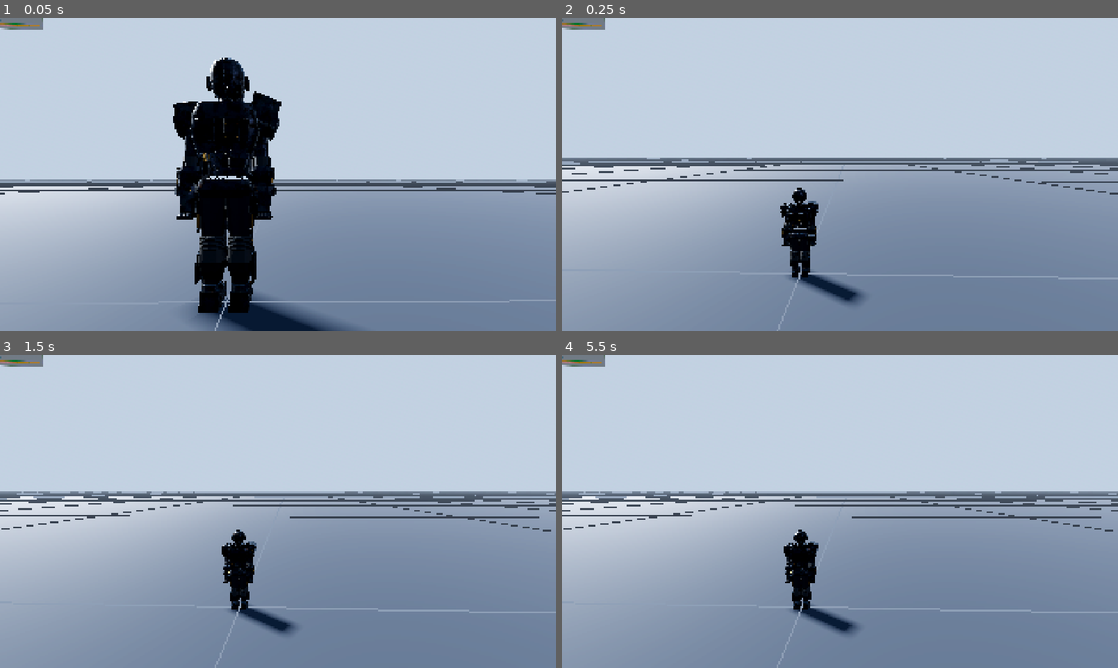
Above: before the commit, frames 1-4 (two rows, left to right).
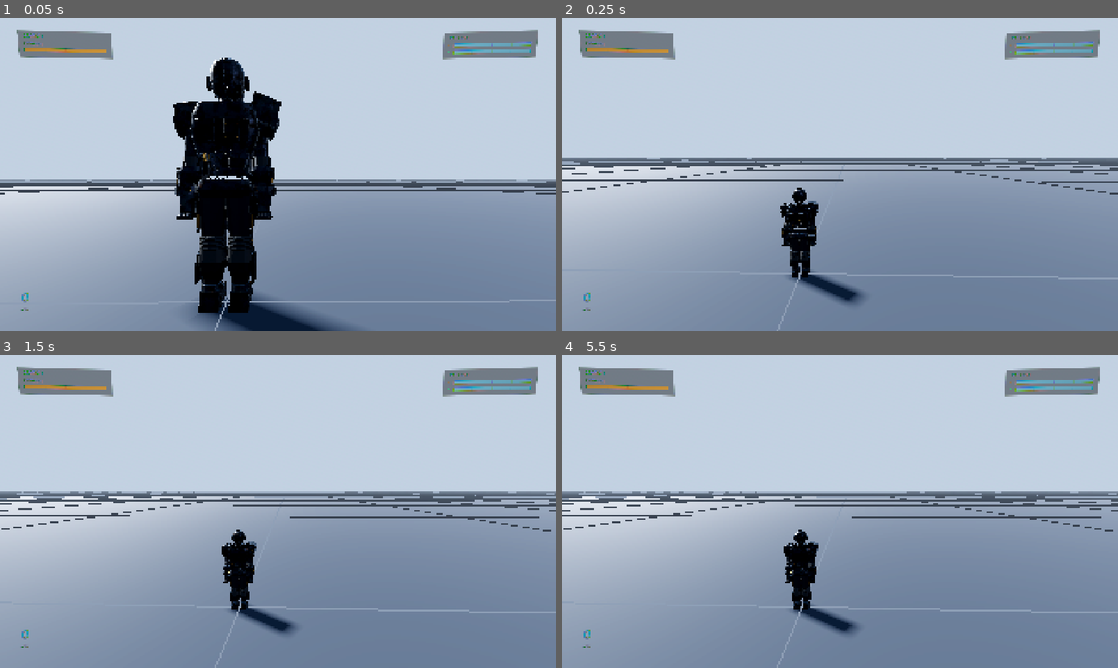
Above: after the commit, the same moments.

Repository: JerzySukiennik/mark-zero-godot
Game: Godot game, scene res://scenes/world/arena.tscn
The game is run twice, just before and just after one commit, with the same random seed, the same clock (stepped at 60 frames per second) and the same inputs.
Inputs (mouse positions are in pixels of both pictures, inside the frame that each line leads up to):
- Up to frame 1 (0.05 s): no input
- Up to frame 2 (0.25 s): no input
- Up to frame 3 (1.5 s): move the mouse to (400, 495) at 0.52 s; click (400, 495) at 0.67 s; tap Enter at 1.25 s; drag from (166, 527) to (250, 574) at 1.27 s
- Up to frame 4 (5.5 s): tap Space at 2, 3.5 s; move the mouse to (895, 442) at 2.02 s; click (895, 442) at 2.17 s; tap Enter at 2.75 s; drag from (812, 574) to (673, 464) at 2.77 s; move the mouse to (1006, 558) at 3.52 s; click (1006, 558) at 3.67 s; drag from (673, 464) to (756, 433) at 4.27 s; move the mouse to (867, 511) at 5.02 s; click (867, 511) at 5.17 s

The runs differ from the first frame. In frame 1, 3.2% of the frame differs, in the area x 0-97%, y 0-94%; in frame 2, 3.2%; in frame 3, 3.2%; in frame 4, 3.2%.
Error after the commit: Parse Error: Cannot infer the type of "name" variable because the value doesn't have a set type. (res://scripts/spider/spider_pilot.gd:186)

Commit message:
Size the visor panels, unswap the hands, un-invert the walk, light the boots
Four reports, and the first three were one fact.

THE UI. A Control parented to a SubViewport is left at size ZERO however its anchors are
set, and a zero-sized Control still draws. Hud.size and SuitMenu.size were measured at
(0, 0). Everything laid out from the top-left came out in a tiny cluster in the corner —
the cropped integrity bar, the menu as "male okienko przyciete" — and everything laid out
from the far edge, which is the entire repulsor panel at `size.x - 340`, went to a
negative x and off the screen. That is why the ammo counts were not missing so much as
nowhere. Visor._fit now owns the size, and the panels anchor TOP_LEFT so an explicit size
is not overridden.

It hid this long because tools/shoot_ui.gd builds its own Hud and sizes it, so every
preview was right while the game was wrong. A preview that does not go through the real
path proves nothing about the real path; tools/test_ui.gd goes through Visor.

THE HANDS, properly this time. The previous fix made the fire POSE symmetric, which
stopped the wrong arm animating but left the bolt coming out of the wrong palm, so
nothing changed on screen. The models are not at fault and neither is the flight code:
assets/suits/CONTRACT.md says "+X is the character's LEFT" while also having the figure
face -Z, and an entity facing -Z has its right at +X — the convention Godot uses for a
camera. So `piv_palmL` is the hand on the RIGHT of the screen, and has been all along.

Rather than rename twenty pivots across five shipped models, the disagreement is declared
once as SuitRig.SIDE and everything that cares asks. The turret and the wrist laser moved
with it: both were mounting on the model's own R and therefore appearing on the shoulder
and forearm on the LEFT of the screen, which is not where anyone has ever seen them.

tools/test_sides.gd settles it by measurement rather than by reasoning about axes, which
has now failed twice: it puts the real ChaseCamera behind the suit and unprojects each
palm to screen pixels.

THE WALK was mirrored. The pad reports stick-up as a NEGATIVE y, which is also the sign
of forward in Godot, so the stick goes in unchanged — negating it, the obvious-looking
thing, walked the suit backwards.

THE HOVER had four dark boots. thrust_mag is what every effect reads to decide how hard
to burn, and it was left at whatever the sticks asked for — zero, because holding station
is precisely when nothing is being asked for. A hovering suit carries its whole weight on
its repulsors, so it now reports HOVER_BURN plus however hard the servo is working, which
also flickers the jets as it drifts and corrects. Pressing X on the ground kicks clear of
the plate instead of managing a quarter-second of reduced gravity.

Switching hero is deferred: it frees the entity whose own menu emitted the change.

Twelve suites green.

Co-Authored-By: Claude Opus 5 <noreply@anthropic.com>

Diff:
--- a/game/scripts/combat/turret.gd
+++ b/game/scripts/combat/turret.gd
@@ -57,9 +57,13 @@
 	if _mount != null and is_instance_valid(_mount):
 		_mount.queue_free()
 	_mount = null
-	if rig == null or not rig.has_pivot("piv_shoulderR"):
+	# The RIGHT shoulder as the player sees it, which the models call L — see SuitRig.SIDE.
+	# It was mounting on the model's own R and therefore popping out of the shoulder on the
+	# left of the screen, which is not where anyone has ever seen it.
+	var mount: String = "piv_shoulder" + SuitRig.SIDE["R"]
+	if rig == null or not rig.has_pivot(mount):
 		return
-	var shoulder: Node3D = rig.pivots["piv_shoulderR"]
+	var shoulder: Node3D = rig.pivots[mount]
 
 	_mount = Node3D.new()
 	_mount.name = "TurretMount"
--- a/game/scripts/combat/wrist_laser.gd
+++ b/game/scripts/combat/wrist_laser.gd
@@ -92,8 +92,10 @@
 func attach(rig: SuitRig) -> void:
 	_rig = rig
 	_origin = null
-	if rig != null and rig.has_pivot("piv_palmR"):
-		_origin = rig.pivots["piv_palmR"]
+	# Same side correction as the turret: the right forearm as the PLAYER sees it.
+	var mount: String = "piv_palm" + SuitRig.SIDE["R"]
+	if rig != null and rig.has_pivot(mount):
+		_origin = rig.pivots[mount]
 
 var ready_to_fire: bool:
 	get: return not active and charge >= CHARGE_COST and _origin != null
--- a/game/scripts/flight/flight_model.gd
+++ b/game/scripts/flight/flight_model.gd
@@ -95,6 +95,9 @@
 const HOVER_STIFFNESS := 3.2
 ## How hard the air pushes it around while hovering.
 const TURBULENCE := 1.35
+## What the exhaust reads as while the suit is simply holding station. Not zero: standing
+## still in the air is the single most expensive thing a repulsor does.
+const HOVER_BURN := 0.55
 
 ## ---- on foot ---------------------------------------------------------------------------
 ## Until now the suit had no ground locomotion at all: _resolve_ground clamped Y and that
@@ -260,6 +263,12 @@
 ## Walking and running, which only exist while both feet are down and the thrusters are
 ## idle. The moment the suit lights up it is flying again and this does nothing: an armour
 ## that keeps jogging while its boots are burning is two locomotion systems fighting.
+## TAKEOFF IS A COMMITMENT, not a jump. Once the boots light on the ground the suit leaves
+## it properly: a firm kick clear of the plate so the hover stabiliser has room to take
+## over, instead of the quarter-second of reduced gravity it used to manage before settling
+## back down. Jurek: "on po prostu podskakuje w zmniejszonej grawitacji".
+const TAKEOFF_KICK := 7.5
+
 func _walk(delta: float, cmd: Dictionary) -> void:
 	if not grounded or thrust_mag > 0.1:
 		ground_speed = 0.0
@@ -270,9 +279,11 @@
 
 	var want := Vector3.ZERO
 	if mag > 0.08:
-		# Stick up is forward, and forward is wherever the suit is facing — the camera sits
-		# behind it, so the two agree without the player having to think about it.
-		var dir := basis_ * Vector3(ask.x, 0.0, -ask.y)
+		# Stick up is forward, and forward is wherever the suit is facing. The pad reports
+		# UP as a NEGATIVE y — which is also the sign of forward in Godot — so the stick
+		# goes in unchanged. Negating it, which looks like the obvious thing to do, walked
+		# the suit backwards: "do przodu jest do tylu".
+		var dir := basis_ * Vector3(ask.x, 0.0, ask.y)
 		dir.y = 0.0
 		if dir.length_squared() > 1e-6:
 			var gear: float = (WALK_SPEED * mag / WALK_GEAR if mag < WALK_GEAR
@@ -353,6 +364,16 @@
 	# steer, so it cancels its own weight and then corrects around that.
 	var hold := Vector3(0, G * spec.mass, 0)
 	var world_extra := hold + (turb + servo) * spec.mass * 0.45
+	# THE BOOTS ARE ON. A hovering suit is carrying its whole weight on its repulsors, so
+	# the exhaust is at its brightest, and thrust_mag is what every effect reads to decide
+	# how hard to burn. It was left at whatever the sticks asked for — zero, because holding
+	# station is precisely when nothing is being asked for — so the suit hung in the air
+	# with four dark boots. Jurek: "po prostu lewituje".
+	#
+	# Scaled by how hard the servo is working on top of the weight, so drifting and
+	# correcting flickers the jets instead of holding one flat glow.
+	thrust_mag = maxf(thrust_mag, HOVER_BURN + clampf(servo.length() / 12.0, 0.0, 0.35))
+
 	# Handed back in body axes, because `f` is a body-frame force at this point.
 	var body_extra := basis_.inverse() * world_extra
 
--- a/game/scripts/spider/spider_model.gd
+++ b/game/scripts/spider/spider_model.gd
@@ -56,7 +56,7 @@
 		# swing you are riding and one that is happening to you.
 		var ask: Vector2 = cmd.get("walk", Vector2.ZERO)
 		if ask.length() > 0.08:
-			var dir := basis_ * Vector3(ask.x, 0.0, -ask.y)
+			var dir := basis_ * Vector3(ask.x, 0.0, ask.y)
 			dir.y = 0.0
 			if dir.length_squared() > 1e-6:
 				a += dir.normalized() * AIR_STEER
@@ -95,7 +95,7 @@
 	var mag := clampf(ask.length(), 0.0, 1.0)
 	var want := Vector3.ZERO
 	if mag > 0.08:
-		var dir := basis_ * Vector3(ask.x, 0.0, -ask.y)
+		var dir := basis_ * Vector3(ask.x, 0.0, ask.y)
 		dir.y = 0.0
 		if dir.length_squared() > 1e-6:
 			var gear: float = (WALK_SPEED * mag / WALK_GEAR if mag < WALK_GEAR
--- a/game/scripts/spider/spider_pilot.gd
+++ b/game/scripts/spider/spider_pilot.gd
@@ -183,7 +183,7 @@
 	return out
 
 func _hand_point(hand: String) -> Vector3:
-	var name := "piv_palm" + hand
+	var name := "piv_palm" + SuitRig.SIDE[hand]
 	if skel != null and skel.has_pivot(name):
 		return (skel.pivots[name] as Node3D).global_position
 	return model.position
@@ -248,13 +248,14 @@
 		var reach: float = maxf(th, hold)
 		if reach <= 0.001:
 			continue
-		skel.add_offset("piv_shoulder" + hand, Poses.X_AX, -1.25 * reach)
-		skel.add_offset("piv_elbow" + hand, Poses.X_AX, -0.7 * reach)
+		var side: String = SuitRig.SIDE[hand]
+		skel.add_offset("piv_shoulder" + side, Poses.X_AX, -1.25 * reach)
+		skel.add_offset("piv_elbow" + side, Poses.X_AX, -0.7 * reach)
 		# THE THWIP. Two fingers folded to the palm, and it is one clean rotation because
 		# the model was authored for exactly that. It snaps shut with the throw and relaxes
 		# while the web is held, so a hand carrying a rope is not still mid-gesture.
 		var fold: float = maxf(th, hold * 0.45)
-		skel.add_offset("piv_fingers" + hand, Poses.X_AX, THWIP_ANGLE * fold)
+		skel.add_offset("piv_fingers" + side, Poses.X_AX, THWIP_ANGLE * fold)
 
 	# Hanging, the legs tuck and trail. A figure on a rope with its legs straight down is a
 	# plumb bob, and reads as one.
--- a/game/scripts/suit/suit_pilot.gd
+++ b/game/scripts/suit/suit_pilot.gd
@@ -190,6 +190,11 @@
 	# flight controls stand down entirely until something asks it into the air. X, R2 and
 	# any real deflection of the stick while already flying all count as asking.
 	var on_foot := model.grounded and not Pad.pressed("up")
+	# The instant X is pressed with both feet down, kick clear of the plate. Without it the
+	# climb rate alone has to fight a full g from a standing start, which reads as a hop.
+	if model.grounded and Pad.just_pressed("up"):
+		model.velocity.y = maxf(model.velocity.y, FlightModel.TAKEOFF_KICK)
+		model.grounded = false
 
 	var stick_fwd := 0.0 if on_foot else -move.y
 
@@ -291,8 +296,9 @@
 		# Reach holds the arm at the target; kick is the recoil going back through the
 		# shoulder and dies almost immediately, so the two read as one punch.
 		var kick: float = SHOT_KICK * r * r * r
-		skel.add_offset("piv_shoulder" + hand, Poses.X_AX, -SHOT_REACH * r + kick)
-		skel.add_offset("piv_elbow" + hand, Poses.X_AX, -0.45 * r)
+		var side: String = SuitRig.SIDE[hand]
+		skel.add_offset("piv_shoulder" + side, Poses.X_AX, -SHOT_REACH * r + kick)
+		skel.add_offset("piv_elbow" + side, Poses.X_AX, -0.45 * r)
 
 ## RAPID-PRESS, NOT HOLD. Jurek's rule, from Marvel's Spider-Man: while aiming you tap R1
 ## and L1 as fast as you can and each tap is a shot. So these are just-pressed edges rather
@@ -304,7 +310,10 @@
 	for hand: String in ["R", "L"]:
 		if not Pad.just_pressed("fire_" + hand.to_lower()):
 			continue
-		var pivot_name: String = "piv_palm" + hand
+		# SuitRig.SIDE, not `hand`: the models name their sides from the opposite
+		# convention to the one the game flies in, so piv_palmL is the hand on the RIGHT of
+		# the screen. Measured in tools/test_sides.gd through the real camera.
+		var pivot_name: String = "piv_palm" + SuitRig.SIDE[hand]
 		if not skel.has_pivot(pivot_name):
 			continue
 		var muzzle: Vector3 = (skel.pivots[pivot_name] as Node3D).global_position
--- a/game/scripts/suit/suit_rig.gd
+++ b/game/scripts/suit/suit_rig.gd
@@ -23,6 +23,23 @@
 	"piv_thrusterR": "piv_ankleR",
 	"piv_reactor": "piv_hips",
 }
+
+## WHICH PIVOT IS ON THE PLAYER'S RIGHT.
+##
+## Named separately from the model because the two disagree. assets/suits/CONTRACT.md says
+## "+X is the character's LEFT" and every model obeys it — but the same contract has the
+## figure facing -Z, and an entity facing -Z has its own right at +X, which is the
+## convention Godot itself uses for a camera. So the pivot called `piv_palmL` sits on the
+## character's anatomical RIGHT, and pressing R1 fired out of the hand on the left of the
+## screen.
+##
+## Rather than rename twenty pivots across five shipped models, the disagreement is
+## declared once, here, and everything that cares about sides asks. tools/test_sides.gd
+## measures it through the real camera rather than trusting this comment.
+const SCREEN_RIGHT_PALM := "piv_palmL"
+
+## Maps a BUTTON side ("R" or "L") to the model's own suffix.
+const SIDE := { "R": "L", "L": "R" }
 
 static func _d(x: float, y: float, z: float) -> Vector3:
 	return Vector3(x, y, z).normalized()
--- a/game/scripts/ui/hud.gd
+++ b/game/scripts/ui/hud.gd
@@ -42,7 +42,10 @@
 
 func _ready() -> void:
 	mouse_filter = Control.MOUSE_FILTER_IGNORE
-	set_anchors_preset(Control.PRESET_FULL_RECT)
+	# TOP-LEFT, not FULL_RECT. Full-rect anchors inside a SubViewport left this at size
+	# ZERO and then overrode any explicit size set afterwards, so the panel drew into a
+	# zero-wide rect in the corner. Visor._fit owns the size now; the anchors stay out of it.
+	set_anchors_preset(Control.PRESET_TOP_LEFT)
 
 ## Fed every frame by the suit.
 func feed(delta: float, look: Vector2, speed: float, hp: float, aiming: bool) -> void:
--- a/game/scripts/ui/menu.gd
+++ b/game/scripts/ui/menu.gd
@@ -62,7 +62,10 @@
 var _open := false
 
 func _ready() -> void:
-	set_anchors_preset(Control.PRESET_FULL_RECT)
+	# TOP-LEFT, not FULL_RECT. Full-rect anchors inside a SubViewport left this at size
+	# ZERO and then overrode any explicit size set afterwards, so the panel drew into a
+	# zero-wide rect in the corner. Visor._fit owns the size now; the anchors stay out of it.
+	set_anchors_preset(Control.PRESET_TOP_LEFT)
 	mouse_filter = Control.MOUSE_FILTER_IGNORE
 	visible = false
 
--- a/game/scripts/ui/visor.gd
+++ b/game/scripts/ui/visor.gd
@@ -46,13 +46,39 @@
 	_screen.stretch_mode = TextureRect.STRETCH_SCALE
 	add_child(_screen)
 
-	get_viewport().size_changed.connect(_resize)
+	_fit()
+	get_viewport().size_changed.connect(_fit)
 
 func _target_size() -> Vector2i:
 	var v := get_viewport()
 	return v.get_visible_rect().size as Vector2i if v != null else Vector2i(1920, 1080)
 
-func _resize() -> void:
-	_vp.size = _target_size()
-	hud.size = _vp.size
-	menu.size = _vp.size
+## SIZE THEM EXPLICITLY. Anchors alone do not.
+##
+## Both panels called set_anchors_preset(PRESET_FULL_RECT) in their own _ready and that
+## looked like enough. It is not: a Control parented to a SubViewport is left at size ZERO,
+## and a zero-sized Control still draws. Everything laid out from the top-left came out in a
+## tiny cluster in the corner, and everything laid out from the far edge — the whole
+## repulsor panel, at `size.x - 340` — went to a negative x and off the screen entirely.
+## That single measurement explains three separate bug reports: the integrity bar cropped in
+## the corner, the menu opening as "male okienko przyciete", and the ammo counts not being
+## there at all.
+##
+## It survived because the screenshot tool builds a Hud and a SuitMenu itself and sizes
+## them, so the renders were always right while the game was always wrong. A preview that
+## does not go through the real path proves nothing about the real path.
+func _fit() -> void:
+	var sz := _target_size()
+	if sz.x < 1 or sz.y < 1:
+		return
+	_vp.size = sz
+	for c: Control in [hud, menu]:
+		c.position = Vector2.ZERO
+		c.size = Vector2(sz)
+
+func _process(_delta: float) -> void:
+	# The window is not always at its final size when _ready runs, and size_changed does not
+	# always reach a CanvasLayer added this early. Comparing two integers per frame is
+	# cheaper than another evening spent on a HUD in the corner.
+	if hud != null and Vector2i(hud.size) != _target_size():
+		_fit()
--- a/game/scripts/world/arena.gd
+++ b/game/scripts/world/arena.gd
@@ -19,7 +19,10 @@
 	stage.name = "Stage"
 	add_child(stage)
 	_sky()
-	Net.peers_changed.connect(_sync_suits)
+	# DEFERRED. Switching hero frees the entity whose own menu emitted the change, from
+	# inside that signal; rebuilding the roster on the next idle frame keeps the teardown
+	# and the rebuild from overlapping.
+	Net.peers_changed.connect(func(): call_deferred("_sync_suits"))
 	_sync_suits()
 	print("[mark zero] ready — %d suit(s), camera %s" % [
 		suits.size(), "yes" if get_viewport().get_camera_3d() != null else "NONE"])
--- a/game/tools/test_hover.gd
+++ b/game/tools/test_hover.gd
@@ -53,5 +53,29 @@
 		[wander.x, wander.y, wander.z])
 	_ok(drift < 8.0, "but it does not float away (%.2f m from where it started)" % drift)
 	_ok(sh_hi - sh_lo > 0.8, "the arms answer the corrections: %.2f deg of shoulder" % (sh_hi - sh_lo))
+	# THE BOOTS. Holding station is the most expensive thing a repulsor does, so the
+	# exhaust must be at its brightest — and thrust_mag is what every effect reads. It sat
+	# at zero through the whole hover, because holding station is exactly when the sticks
+	# are asking for nothing, and the suit hung in the air with four dark boots.
+	_ok(m.thrust_mag >= FlightModel.HOVER_BURN,
+		"the boots are lit while holding station (%.2f)" % m.thrust_mag)
+
+	# And a takeoff has to clear the plate rather than hop.
+	var t := FlightModel.new()
+	t.set_armor("mk3")
+	t.position = Vector3(0, 1.0, 0)
+	for i in 30:
+		t.step(STEP, _cmd())
+	_ok(t.grounded, "a suit left alone stays on the plate")
+	t.velocity.y = FlightModel.TAKEOFF_KICK
+	t.grounded = false
+	var peak := 0.0
+	for i in 240:
+		var c := _cmd()
+		t.step(STEP, c)
+		peak = maxf(peak, t.position.y - 1.0)
+	_ok(peak > 2.0, "a takeoff kick clears the ground properly (%.1f m)" % peak)
+	_ok(not t.grounded, "and it does not fall straight back down")
+
 	print("ALL PASSED" if bad == 0 else "%d FAILED" % bad)
 	quit(1 if bad > 0 else 0)
--- /dev/null
+++ b/game/tools/test_sides.gd
@@ -0,0 +1,69 @@
+extends SceneTree
+## WHICH SIDE OF THE SCREEN IS EACH HAND ON?
+##
+## This has now been got wrong twice by reasoning about it instead of measuring it. The
+## asset contract says "+X is the character's LEFT", the model obeys that to the millimetre,
+## and the game still fires out of the wrong hand — so the contract's own sentence is what
+## needs checking, not the model.
+##
+## The only question that matters is what the PLAYER sees, so this puts the real ChaseCamera
+## behind the suit exactly the way SuitPilot does and unprojects each palm to screen pixels.
+## Nothing here is an opinion about axes.
+
+const SuitLoaderS := preload("res://scripts/suit/suit_loader.gd")
+var bad := 0
+
+func _ok(c: bool, m: String) -> void:
+	if not c: bad += 1
+	print(("  ok    " if c else "  FAIL  ") + m)
+
+func _initialize() -> void:
+	pass
+
+func _process(_d: float) -> bool:
+	var node: Node3D = SuitLoaderS.load_suit("res://assets/suits/mk1.glb")
+	root.add_child(node)
+	var skel := SuitRig.new(); skel.index(node)
+	skel.set_pose("stand")
+	skel.update_pose(1.0)
+
+	var cam := ChaseCamera.new()
+	root.add_child(cam)
+	cam.snap(Vector3.ZERO, Basis.IDENTITY)
+	cam.current = true
+	await process_frame
+
+	var mid := root.get_visible_rect().size.x * 0.5
+	var pl := cam.unproject_position((skel.pivots["piv_palmL"] as Node3D).global_position)
+	var pr := cam.unproject_position((skel.pivots["piv_palmR"] as Node3D).global_position)
+	print("  screen midline %.0f    piv_palmL x=%.0f    piv_palmR x=%.0f" % [mid, pl.x, pr.x])
+
+	# The suit is seen from BEHIND, so the hand the player reads as "the right hand" is the
+	# one on the right of the screen. Whatever it is NAMED is beside the point.
+	var right_named: String = "piv_palmR" if pr.x > pl.x else "piv_palmL"
+	print("  the pivot on the player's RIGHT is: ", right_named)
+	_ok(right_named == SuitRig.SCREEN_RIGHT_PALM,
+		"SuitRig.SCREEN_RIGHT_PALM names the hand on the right of the screen")
+
+	# And the same for the shoulders, which the turret is bolted to.
+	var sl := cam.unproject_position((skel.pivots["piv_shoulderL"] as Node3D).global_position)
+	var sr := cam.unproject_position((skel.pivots["piv_shoulderR"] as Node3D).global_position)
+	_ok((sr.x > sl.x) == (pr.x > pl.x), "the shoulders agree with the palms")
+
+	# Walking forward must move the suit AWAY from a camera parked behind it.
+	var m := FlightModel.new()
+	m.set_armor("mk1")
+	m.position = Vector3(0, 1.0, 0)
+	var eye := Vector3(0, 0, 12.0)              # behind the suit, which faces -Z
+	var d0 := m.position.distance_to(eye)
+	for i in 240:
+		m.step(1.0 / 120.0, { thrust = 0.0, retro = 0.0, lateral = 0.0, vertical = 0.0,
+			walk = Vector2(0, -1), look = Vector2.ZERO, roll = 0.0, boost = false,
+			aiming = false, firing = false })
+	_ok(m.position.distance_to(eye) > d0 + 2.0,
+		"stick FORWARD walks away from the camera (%.1f m -> %.1f m)" % [d0, m.position.distance_to(eye)])
+	_ok(m.position.z < -2.0, "and forward is -Z (z %.1f)" % m.position.z)
+
+	print("ALL PASSED" if bad == 0 else "%d FAILED" % bad)
+	quit(1 if bad > 0 else 0)
+	return true
--- /dev/null
+++ b/game/tools/test_ui.gd
@@ -0,0 +1,50 @@
+extends SceneTree
+## Does the visor actually SIZE the panels it contains?
+##
+## This is the regression that cost three separate bug reports at once — the integrity bar
+## cropped into the corner, the menu opening as a tiny window, and the repulsor counts
+## missing entirely. All three were one fact: a Control parented to a SubViewport is left at
+## size ZERO however its anchors are set, and a zero-sized Control still draws.
+##
+## It hid for so long because the screenshot tool builds its own Hud and sizes it, so every
+## preview was correct while the game was wrong. So this test goes through Visor, the real
+## path, and asserts on pixels the panels would actually occupy.
+
+var bad := 0
+
+func _ok(c: bool, m: String) -> void:
+	if not c: bad += 1
+	print(("  ok    " if c else "  FAIL  ") + m)
+
+func _initialize() -> void:
+	pass
+
+func _process(_d: float) -> bool:
+	var v := Visor.new()
+	root.add_child(v)
+	await process_frame
+
+	var want := root.get_visible_rect().size
+	_ok(v.hud.size.x > 1.0 and v.hud.size.y > 1.0,
+		"the HUD has a size at all (%s)" % v.hud.size)
+	_ok(v.hud.size == want, "and it fills the viewport (%s)" % v.hud.size)
+	_ok(v.menu.size == want, "so does the menu (%s)" % v.menu.size)
+	_ok(Vector2(v._vp.size) == want, "and the SubViewport matches the window")
+
+	# The panel that goes missing FIRST when the size is wrong is the one laid out from the
+	# far edge, because a small width sends it to a negative x. Recomputing its left edge
+	# here is what actually catches the bug rather than trusting the size.
+	var u: float = maxf(0.55, v.hud.size.y / 1080.0)
+	var inset: float = v.hud.size.x * Hud.VISOR_CUT
+	var repulsor_x: float = (v.hud.size.x - inset * 2.0) - 340.0 * u + inset
+	_ok(repulsor_x > 0.0 and repulsor_x < v.hud.size.x,
+		"the repulsor panel is on screen (left edge x=%.0f of %.0f)" % [repulsor_x, v.hud.size.x])
+	_ok(repulsor_x > v.hud.size.x * 0.5, "and on the RIGHT half, where it belongs")
+
+	# The integrity panel must clear the band the curved glass eats.
+	_ok(inset >= v.hud.size.x * 0.02,
+		"the safe inset is wide enough for the visor warp (%.0f px)" % inset)
+
+	print("ALL PASSED" if bad == 0 else "%d FAILED" % bad)
+	quit(1 if bad > 0 else 0)
+	return true
Not shown, added: game/tools/_vp.gd.uid
Not shown, added: game/tools/test_legs.gd.uid
Not shown, added: game/tools/test_sides.gd.uid
